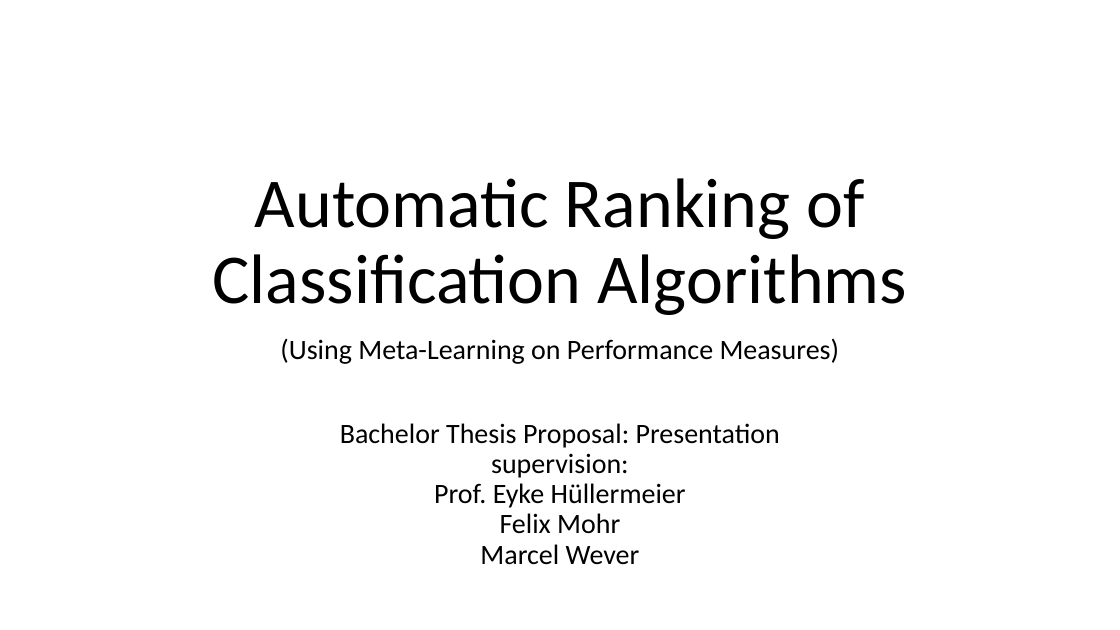
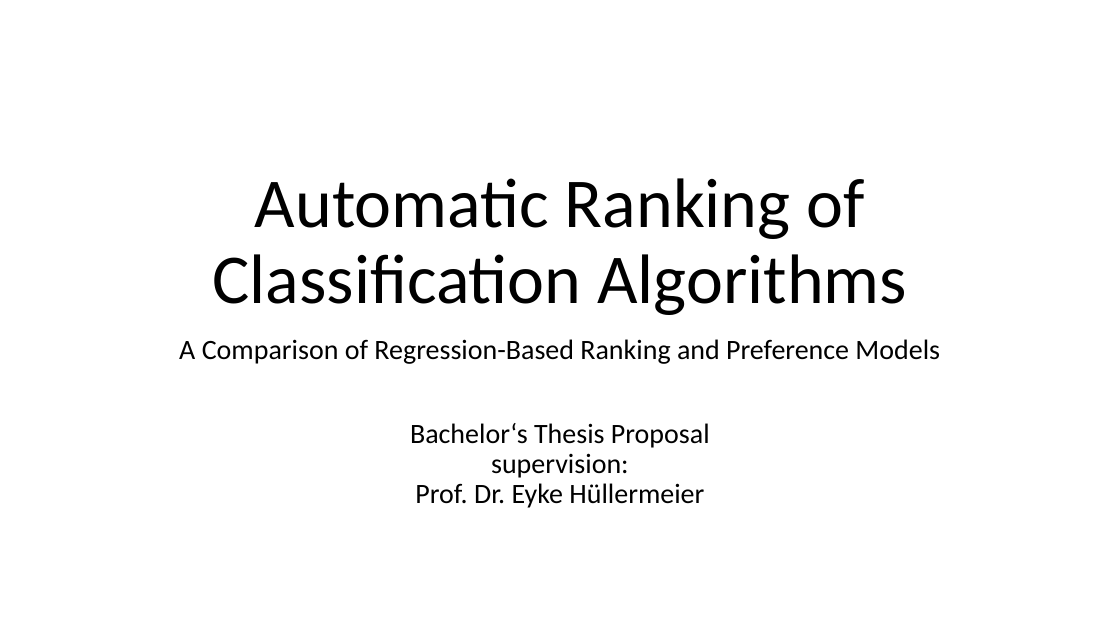
Before and after one commit to helegraf/classifier-auto-rank, a slide deck: slide 1 of Writing/Proposal/Automatic Ranking of Classification Algorithms.pptx. Drawn at 1120x630 pixels with LibreOffice and Linux fonts; fonts in the diff are those of the drawing. Boxes give left, top, right and bottom in pixels: in the first picture for what was removed or moved away, otherwise in the second. Text is boxed around its words. In the diff, an @@ line names an element or a change of style, - is before the commit and + after.

Commit message:
Added updated proposal kickoff talk and proposal.

```diff
--- a/Writing/Proposal/Automatic Ranking of Classification Algorithms.pptx
+++ b/Writing/Proposal/Automatic Ranking of Classification Algorithms.pptx
@@ subtitle at bbox=[179, 339, 940, 508]: text changed @@
-(Using Meta-Learning on Performance Measures)
-Bachelor Thesis Proposal: Presentation
-supervision:
-Prof. Eyke Hüllermeier
-Felix Mohr
-Marcel Wever
+A Comparison of Regression-Based Ranking and Preference Models
+Bachelor‘s Thesis Proposal
+supervision:
+Prof. Dr. Eyke Hüllermeier
```
Also in this commit, not shown: 3 other slides changed, 3 slides removed, 12 other files.
